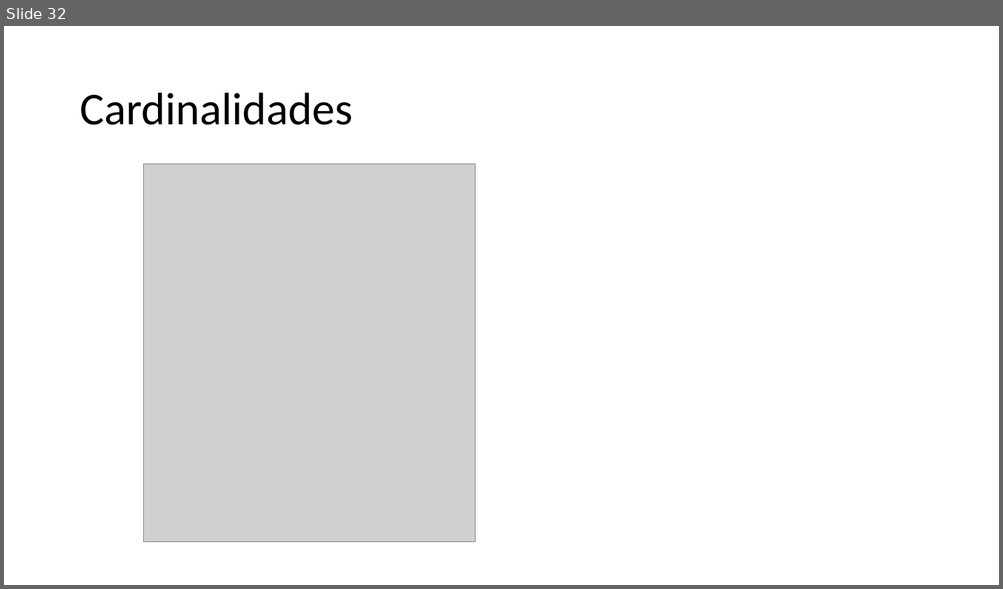
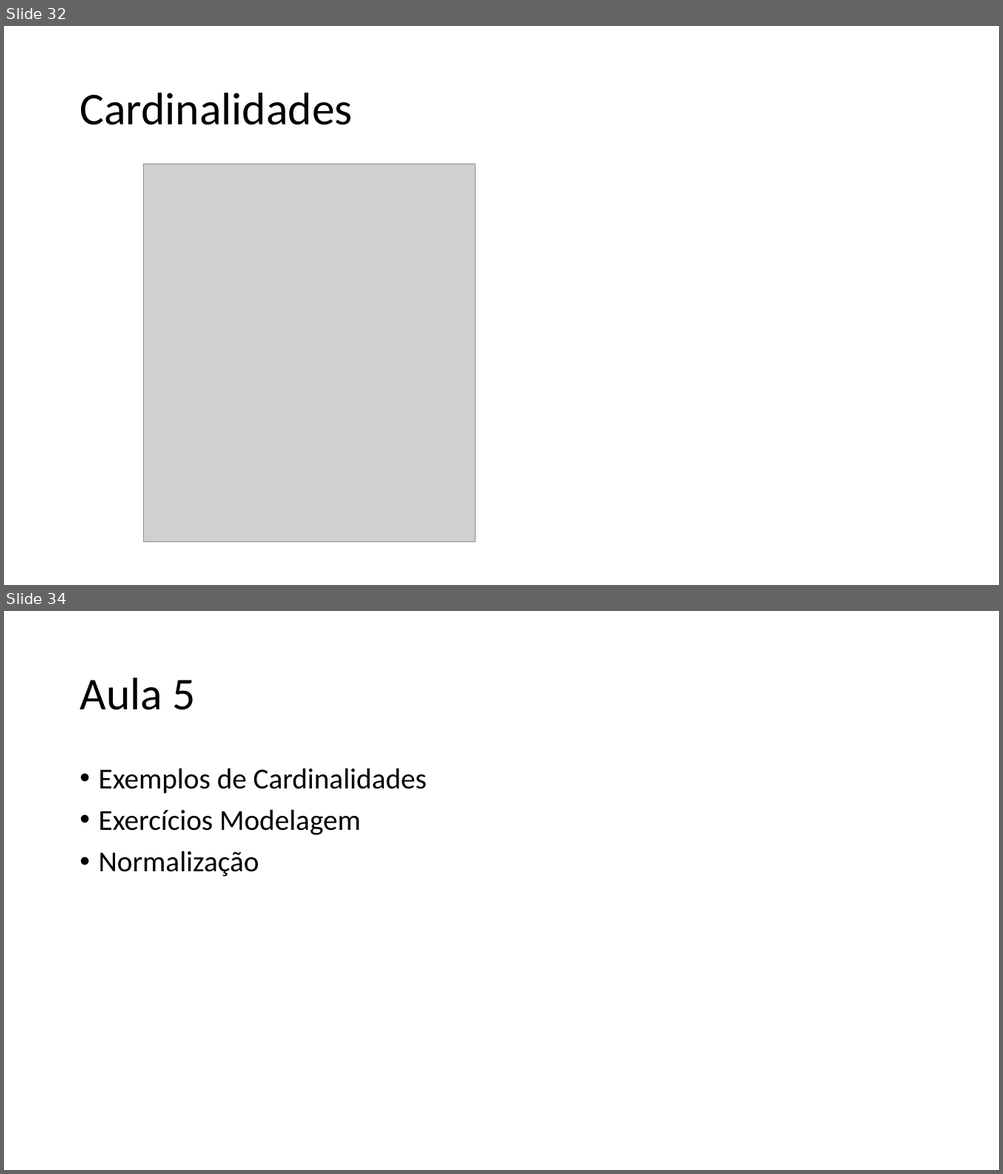
Before and after one commit to VictorInacio/learn-db, a slide deck: slides/Curso BD.pptx. Shown one above the other, each under a label of ours: slide 32 before the commit, slides 32 and 34 after it; the slides between them are not shown. The pictures are 1003x589 and 1003x1174 pixels, drawn with LibreOffice and Linux fonts; fonts in the diff are those of the drawing; grey boxes stand for pictures. Boxes give left, top, right and bottom in pixels: in the first picture for what was removed or moved away, otherwise in the second. Text is boxed around its words. In the diff, an @@ line names an element or a change of style, - is before the commit and + after.

Commit message:
Aula7 - inicio

```diff
--- a/slides/Curso BD.pptx
+++ b/slides/Curso BD.pptx
@@ slide 34 added at <box>4,611,999,1170</box>, background #FFFFFF @@
@@ title added at <box>79,678,196,710</box>, 44 pt, text #000000 @@
+Aula 5
@@ text added at <box>99,768,427,877</box>, 28 pt, text #000000 @@
+• Exemplos de Cardinalidades
+• Exercícios Modelagem
+• Normalização
```
Also in this commit, not shown: 6 other slides added, 16 other files.
